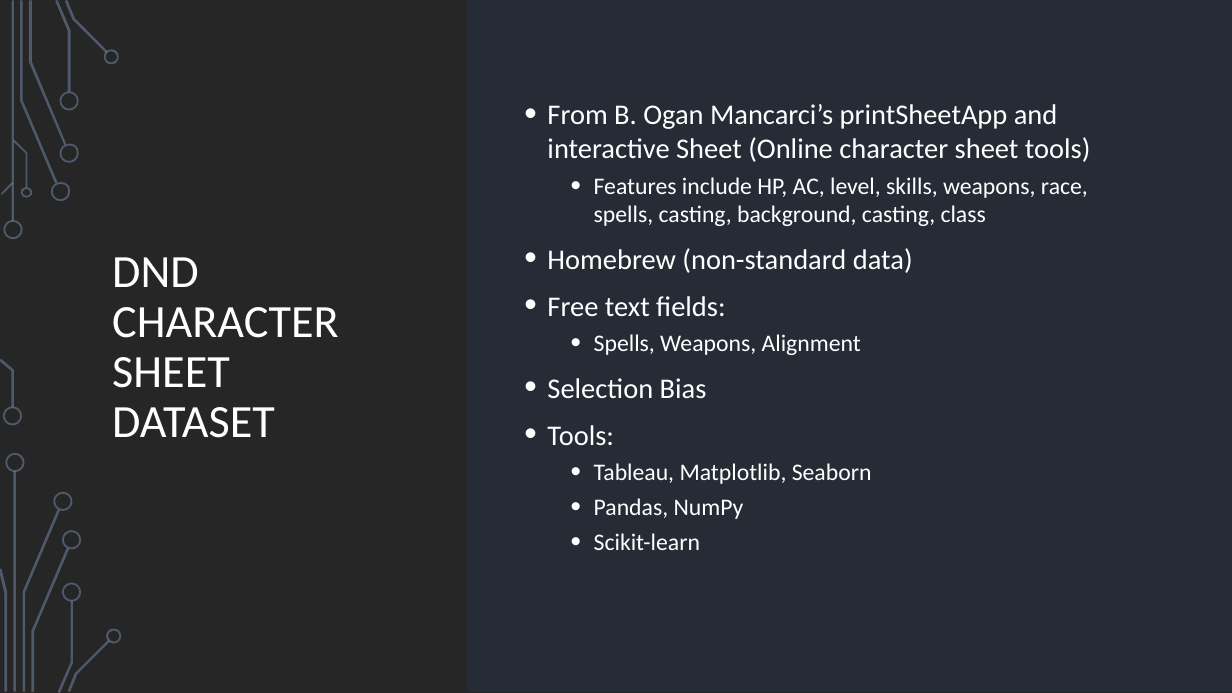
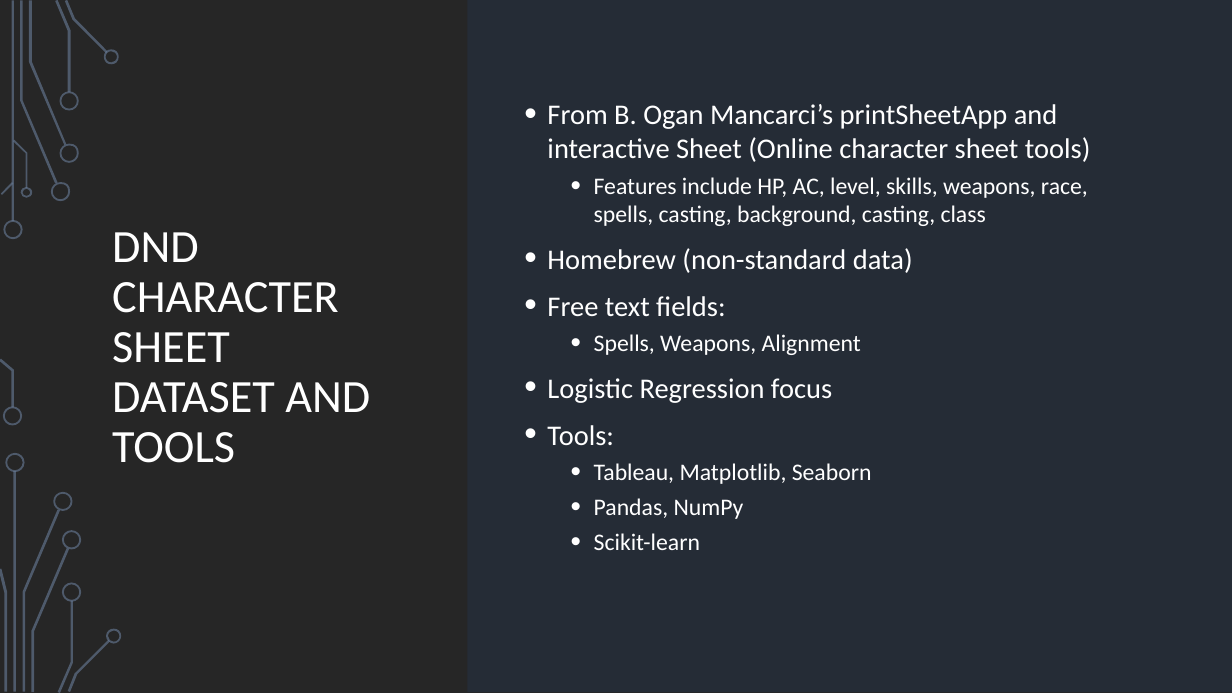
Before and after one commit to geeselouise/classy_dnd, a slide deck: slide 4 of Dungeons_and_dragons.pptx. Drawn at 1232x693 pixels with LibreOffice and Linux fonts; fonts in the diff are those of the drawing; background and template pictures are left out. Boxes give left, top, right and bottom in pixels: in the first picture for what was removed or moved away, otherwise in the second. Text is boxed around its words. In the diff, an @@ line names an element or a change of style, - is before the commit and + after.

```diff
--- a/Dungeons_and_dragons.pptx
+++ b/Dungeons_and_dragons.pptx
@@ title at (112, 232, 370, 463): text changed @@
-DND CHARACTER SHEET DATASET
+DND CHARACTER SHEET DATASET AND TOOLS
@@ text at (547, 378, 832, 403): text changed @@
-• Selection Bias
+• Logistic Regression focus
```
Also in this commit, not shown: 2 other slides changed, 1 slide removed, 1 other file.
